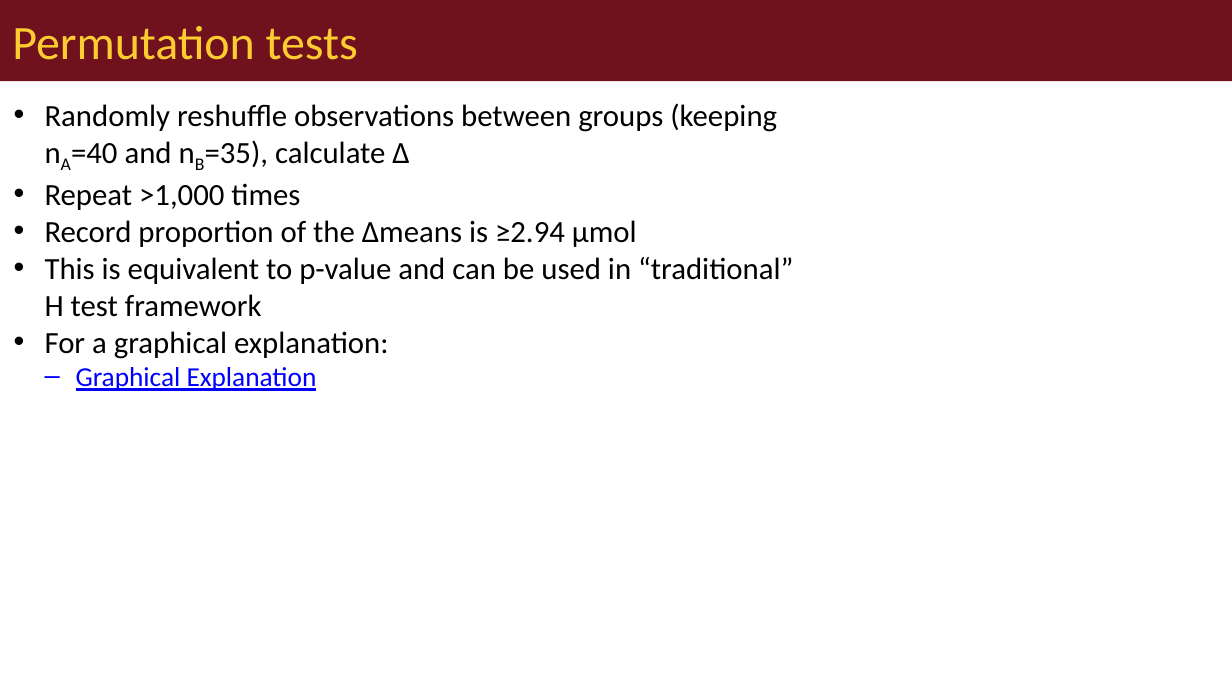
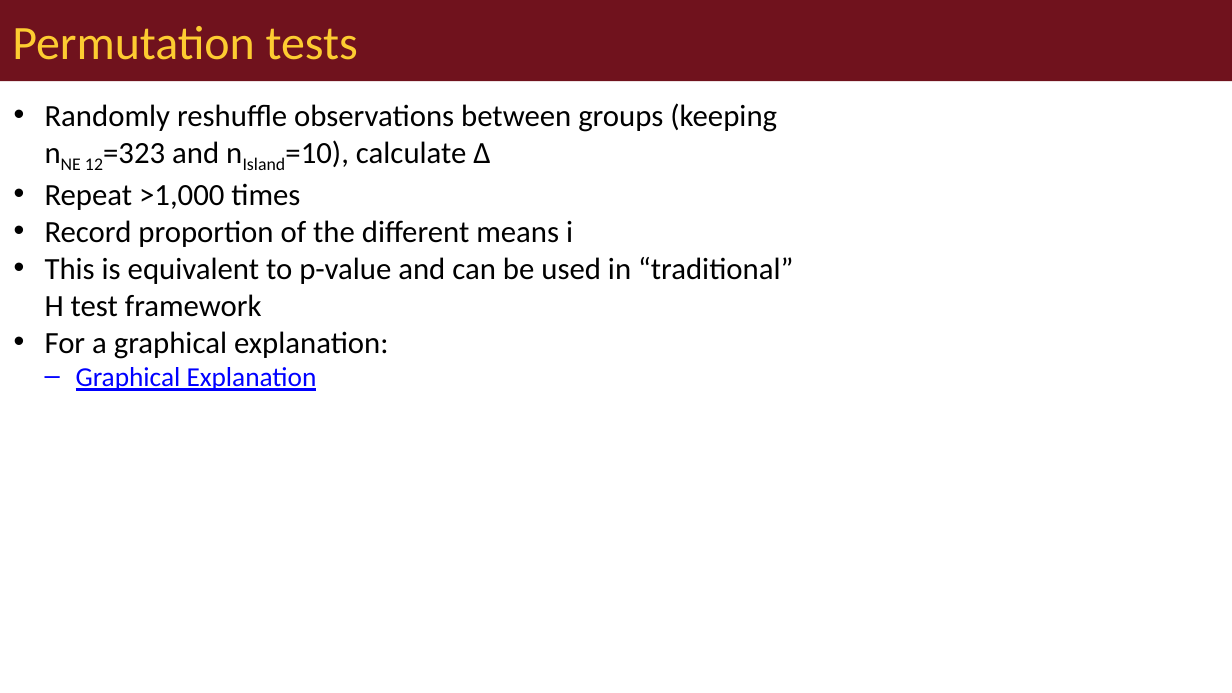
Before and after one commit to wlperry/umd_biostats, a slide deck: slide 25 of docs/lectures/lecture_06/06_01_lecture_powerpoint.pptx (slide 23 before the commit). Drawn at 1232x693 pixels with LibreOffice and Linux fonts; fonts in the diff are those of the drawing. Boxes give left, top, right and bottom in pixels: in the first picture for what was removed or moved away, otherwise in the second. Text is boxed around its words. In the diff, an @@ line names an element or a change of style, - is before the commit and + after.

```diff
--- a/docs/lectures/lecture_06/06_01_lecture_powerpoint.pptx
+++ b/docs/lectures/lecture_06/06_01_lecture_powerpoint.pptx
@@ text at bbox=[45, 103, 777, 170]: text changed @@
-• Randomly reshuffle observations between groups (keeping nA=40 and nB=35), calculate ∆
+• Randomly reshuffle observations between groups (keeping nNE 12=323 and nIsland=10), calculate ∆
@@ text at bbox=[45, 220, 573, 247]: text changed @@
-• Record proportion of the ∆means is ≥2.94 µmol
+• Record proportion of the different means i
```
Also in this commit, not shown: 21 other slides changed, 2 slides added, 1 slide removed, 31 other files.
